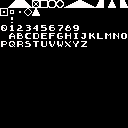
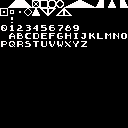
Layers edited between the first and the second 128px x 128px image:
painted on "Background" over [40, 8, 72, 16]
